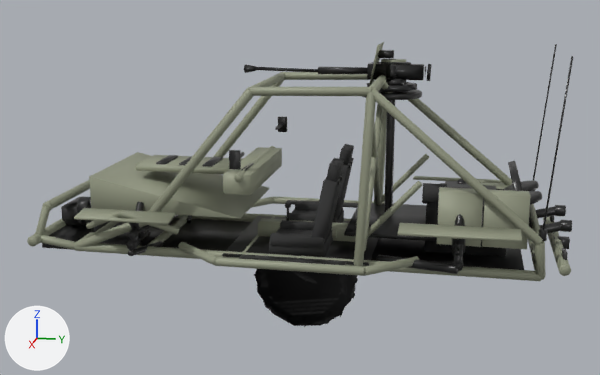
A saved change to the glTF model aivilo/assets/vehicles/buggy.glb.
One viewpoint serves both versions: a 50 mm lens placed at (6.55, 1.25, 2.4), pointed at (0.0, -0.06, 0.76). Every picture has the same lights, and +X, +Y and +Z are marked at lower left. The first picture is the older version. Where no turn or scale is listed for an object, it has been applied to the vertices.

Objects in the first picture: 'body', 'mg_gun', 'mg_turret', 'steering', 'wheel_fr', 'wheel_rr'.
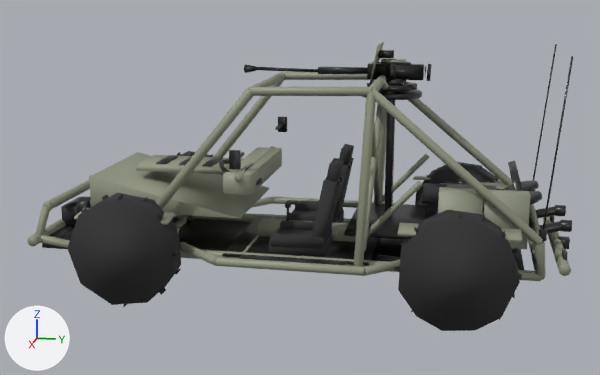
Location of each change, [x1, y1, x2, y2] in pixels of the pictures (600 x 375 px):
'wheel_rl', moved (not visible before)
    after: [394, 210, 522, 331]
'wheel_fl', moved (not visible before)
    after: [67, 193, 181, 307]
'wheel_rr', moved
    before: [254, 269, 358, 326]
    after: [415, 162, 498, 205]
'wheel_fr', moved (mostly hidden afterwards)
    before: [255, 269, 355, 326]
    after: [177, 151, 223, 175]
'steering', moved
    before: [293, 271, 317, 284]
    after: [219, 159, 262, 185]

The change, as a diff of the scene's bpy script:
```diff
--- a/aivilo/assets/vehicles/buggy.glb.py
+++ b/aivilo/assets/vehicles/buggy.glb.py
@@ me_hub @@
 # used by ob_steering; location = (0.3, -0.48, 0.94)
-me_hub.from_pydata(...)  # 64 vertices, 105 faces; spans x -0.49..-0.113, y 0.328..0.669, z -0.995..-0.808
+me_hub.from_pydata(...)  # 64 vertices, 105 faces; spans x -0.189..0.189, y -0.17..0.17, z -0.093..0.093
+# me_hub part 1: the whole mesh is moved by (0.301, -0.498, 0.901)
 me_hub.materials.append(mat_darkmetal)
@@ me_tyre_tread_ring @@
 # used by ob_wheel_fl; location = (0.84, -1.25, 0.42)
-me_tyre_tread_ring.from_pydata(...)  # 212 vertices, 251 faces; spans x -0.99..-0.69, y 0.81..1.69, z -0.86..0.02
+me_tyre_tread_ring.from_pydata(...)  # 212 vertices, 251 faces; spans x -0.15..0.15, y -0.44..0.44, z -0.44..0.44
+# me_tyre_tread_ring part 2: the whole mesh is moved by (0.84, -1.25, 0.42)
 me_tyre_tread_ring.materials.append(mat_rubber)
@@ me_tyre_tread_ring_001 @@
 # used by ob_wheel_fr; location = (-0.84, -1.25, 0.42)
-me_tyre_tread_ring_001.from_pydata(...)  # 212 vertices, 251 faces; spans x 0.69..0.99, y 0.81..1.69, z -0.86..0.02
+me_tyre_tread_ring_001.from_pydata(...)  # 212 vertices, 251 faces; spans x -0.15..0.15, y -0.44..0.44, z -0.44..0.44
+# me_tyre_tread_ring_001 part 3: the whole mesh is moved by (-0.84, -1.25, 0.42)
 me_tyre_tread_ring_001.materials.append(mat_rubber)
@@ me_tyre_tread_ring_002 @@
 # used by ob_wheel_rl; location = (0.84, 1.25, 0.42)
-me_tyre_tread_ring_002.from_pydata(...)  # 212 vertices, 251 faces; spans x -0.99..-0.69, y -1.69..-0.81, z -0.86..0.02
+me_tyre_tread_ring_002.from_pydata(...)  # 212 vertices, 251 faces; spans x -0.15..0.15, y -0.44..0.44, z -0.44..0.44
+# me_tyre_tread_ring_002 part 4: the whole mesh is moved by (0.84, 1.25, 0.42)
 me_tyre_tread_ring_002.materials.append(mat_rubber)
@@ me_tyre_tread_ring_003 @@
 # used by ob_wheel_rr; location = (-0.84, 1.25, 0.42)
-me_tyre_tread_ring_003.from_pydata(...)  # 212 vertices, 251 faces; spans x 0.69..0.99, y -1.69..-0.81, z -0.86..0.02
+me_tyre_tread_ring_003.from_pydata(...)  # 212 vertices, 251 faces; spans x -0.15..0.15, y -0.44..0.44, z -0.44..0.44
+# me_tyre_tread_ring_003 part 5: the whole mesh is moved by (-0.84, 1.25, 0.42)
 me_tyre_tread_ring_003.materials.append(mat_rubber)
```
